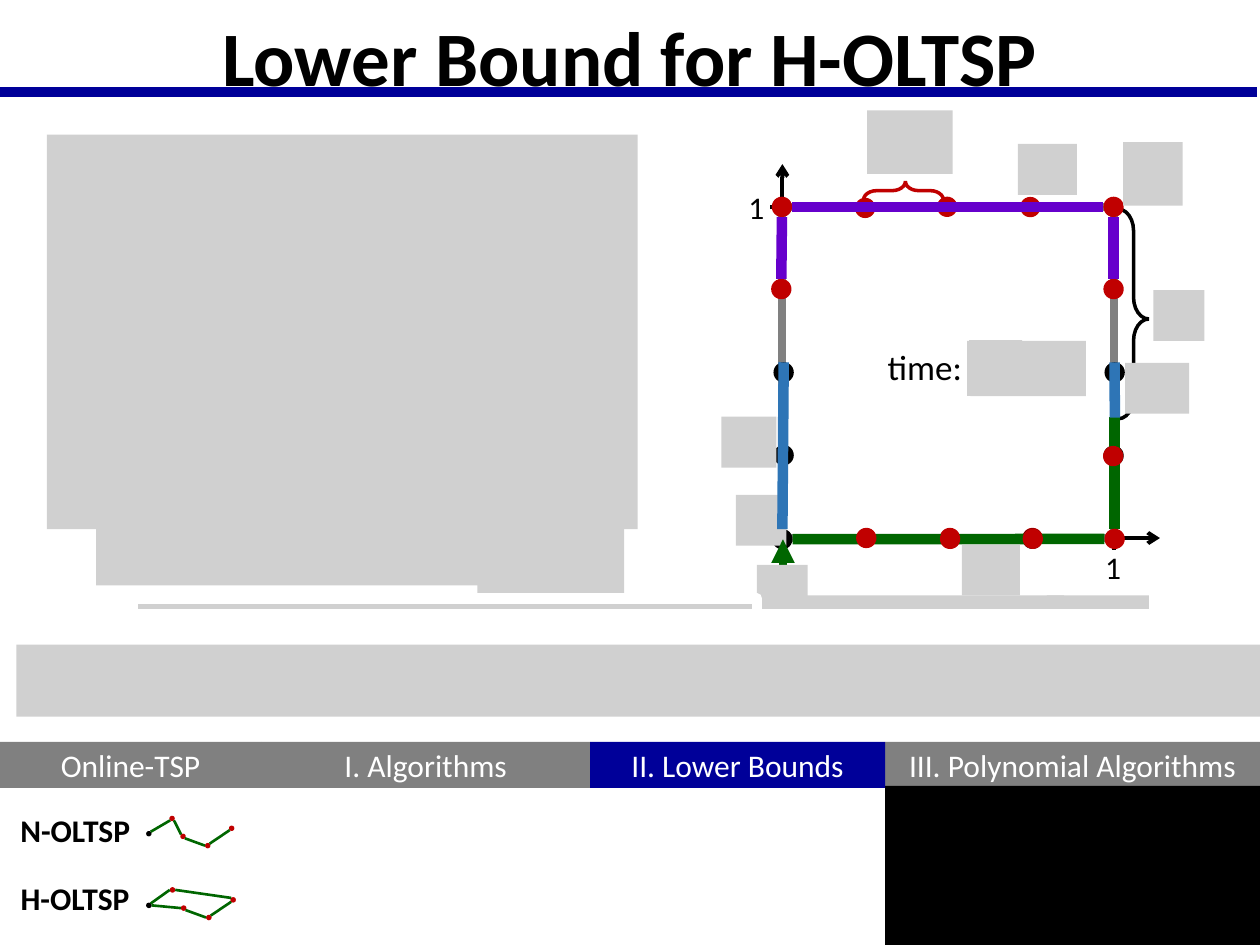
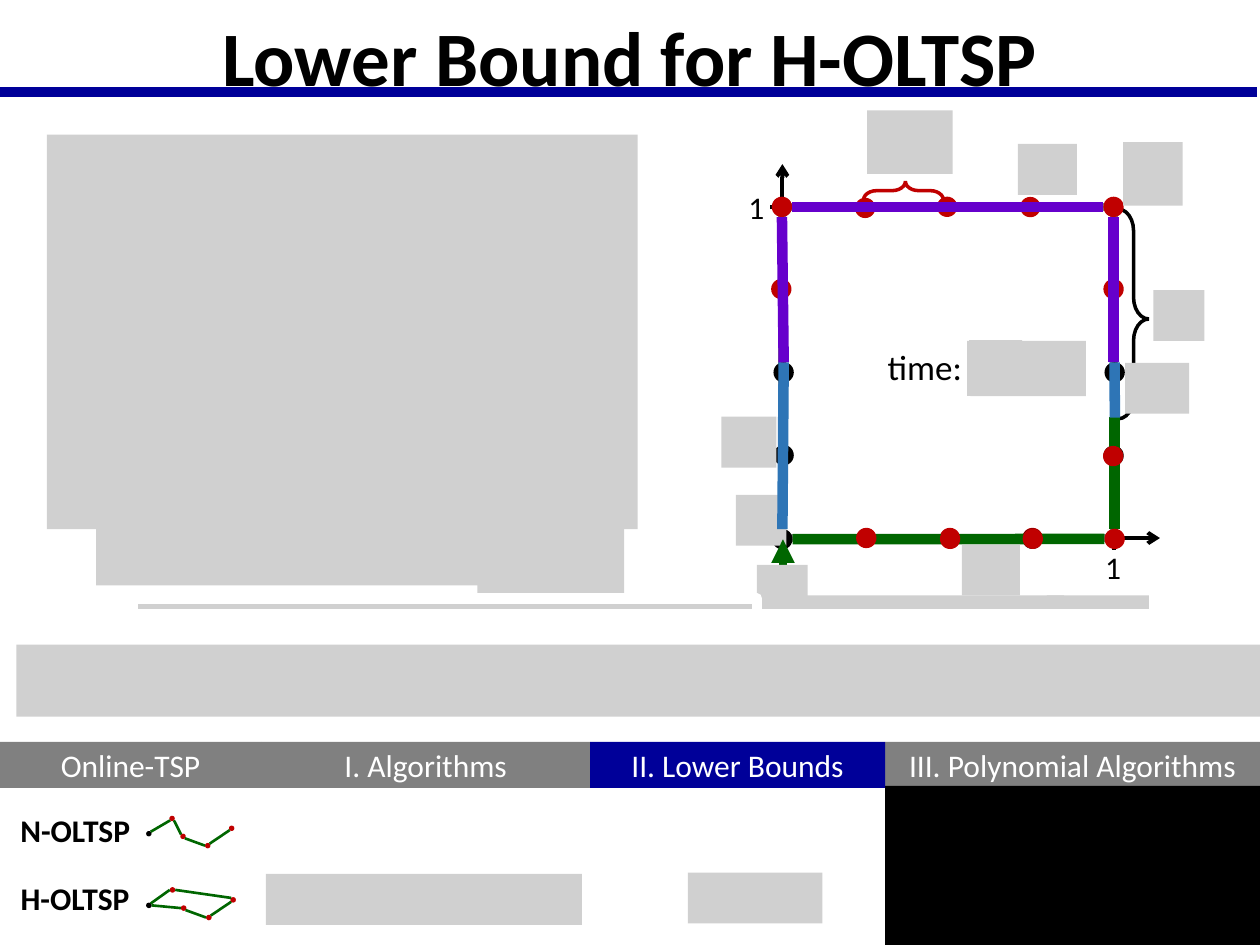
Before and after one commit to GraffL/talk-online-tsp, a slide deck: slide 13 of Präsentation43.pptx. Drawn at 1260x945 pixels with LibreOffice and Linux fonts; fonts in the diff are those of the drawing; grey boxes stand for pictures; background and template pictures are left out. Boxes give left, top, right and bottom in pixels: in the first picture for what was removed or moved away, otherwise in the second. Text is boxed around its words. In the diff, an @@ line names an element or a change of style, - is before the commit and + after.

```diff
--- a/Präsentation43.pptx
+++ b/Präsentation43.pptx
@@ line moved from (781, 278) - (782, 217) to (784, 363) - (782, 217) @@
@@ line moved from (1114, 278) - (1114, 217) to (1114, 363) - (1114, 217) @@
@@ rectangle added at (261, 864, 590, 945), fill #FFFFFF @@
@@ picture added at (266, 874, 582, 925) @@
@@ picture added at (688, 873, 823, 924) @@
```
Also in this commit, not shown: 12 other slides changed, 1 slide added, 1 slide removed.
